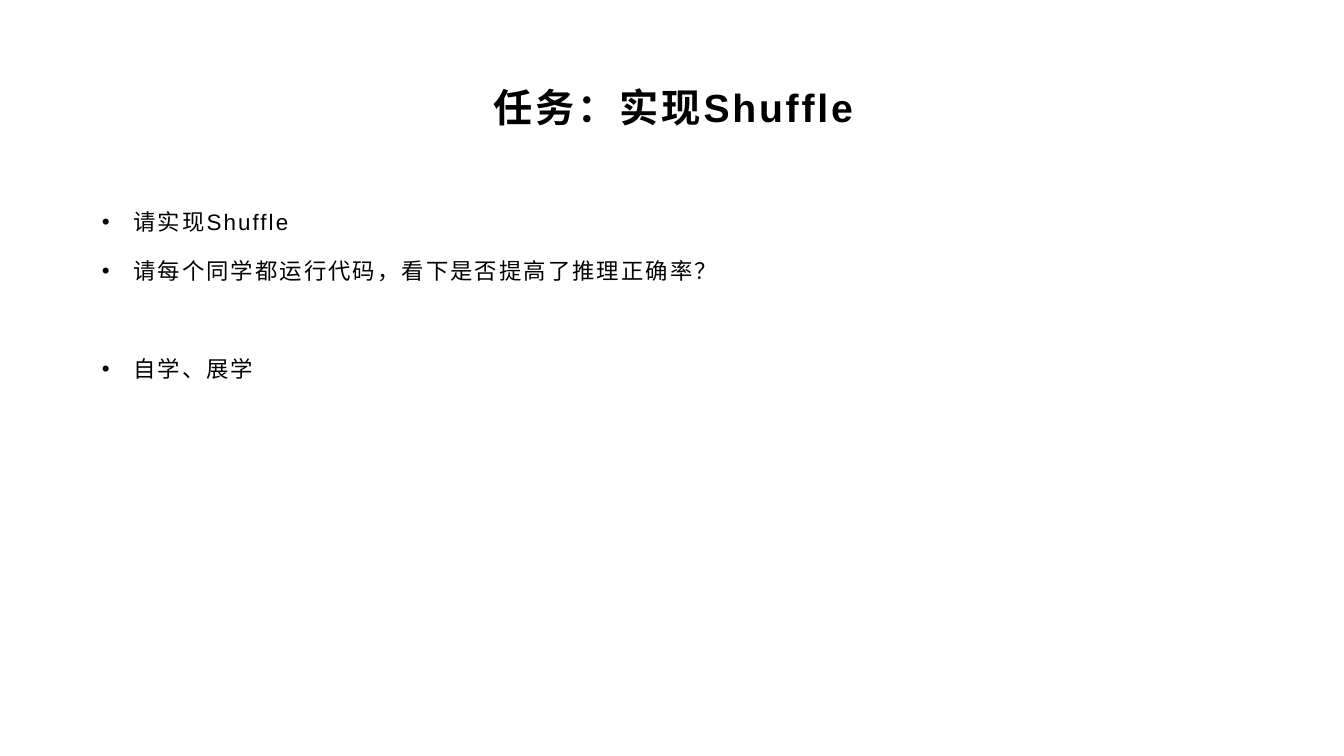
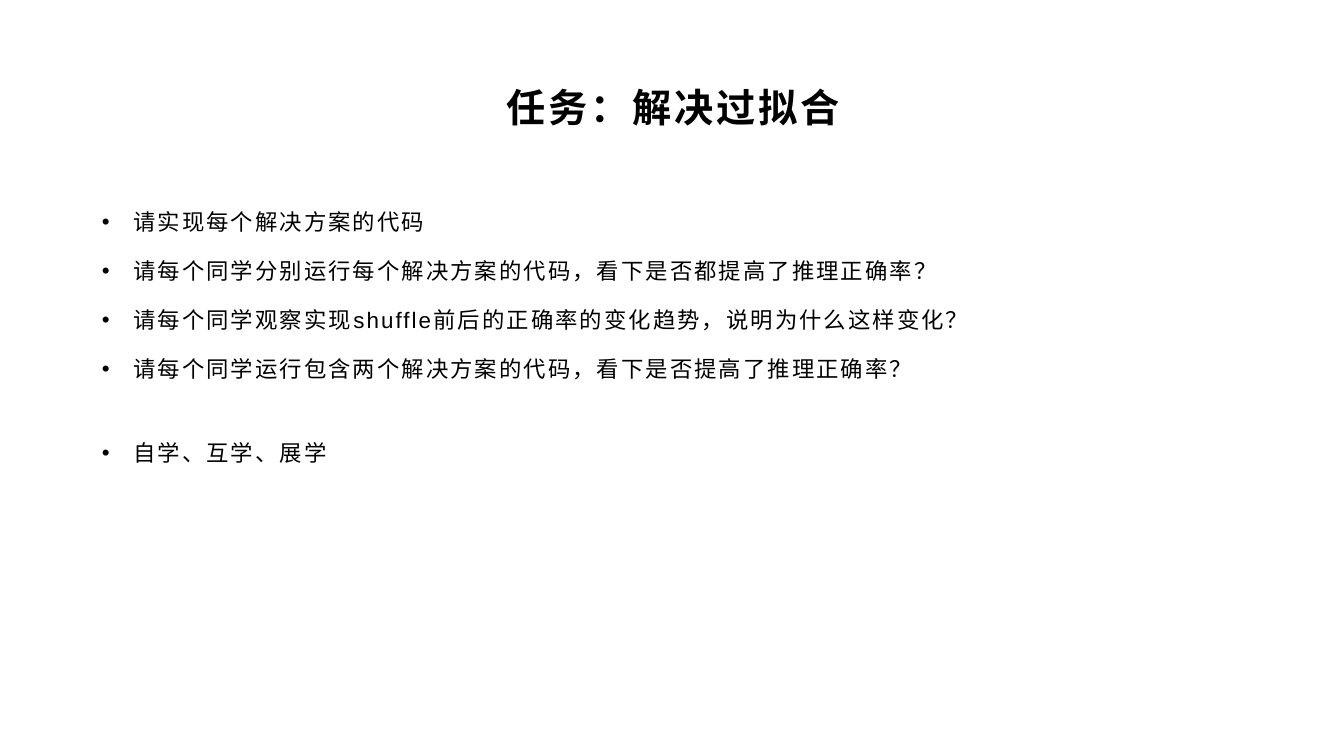
Before and after one commit to yyc-git/DeepLearningEdu, a slide deck: slide 29 of lessons/5_handwriting_by_linear_layer/ppt/用全连接层识别手写数字.pptx (slide 27 before the commit). Drawn at 1344x756 pixels with LibreOffice and Linux fonts; fonts in the diff are those of the drawing; background and template pictures are left out. Boxes give left, top, right and bottom in pixels: in the first picture for what was removed or moved away, otherwise in the second. Text is boxed around its words. In the diff, an @@ line names an element or a change of style, - is before the commit and + after.

```diff
--- a/lessons/5_handwriting_by_linear_layer/ppt/用全连接层识别手写数字.pptx
+++ b/lessons/5_handwriting_by_linear_layer/ppt/用全连接层识别手写数字.pptx
@@ title at <box>507,88,840,126</box>: text changed @@
-任务：实现Shuffle
+任务：解决过拟合
@@ text at <box>133,211,969,463</box>: text changed @@
-• 请实现Shuffle
-• 请每个同学都运行代码，看下是否提高了推理正确率？
-• 自学、展学
+• 请实现每个解决方案的代码
+• 请每个同学分别运行每个解决方案的代码，看下是否都提高了推理正确率？
+• 请每个同学观察实现shuffle前后的正确率的变化趋势，说明为什么这样变化？
+• 请每个同学运行包含两个解决方案的代码，看下是否提高了推理正确率？
+• 自学、互学、展学
```
Also in this commit, not shown: 5 other slides changed, 3 slides added, 9 other files.
